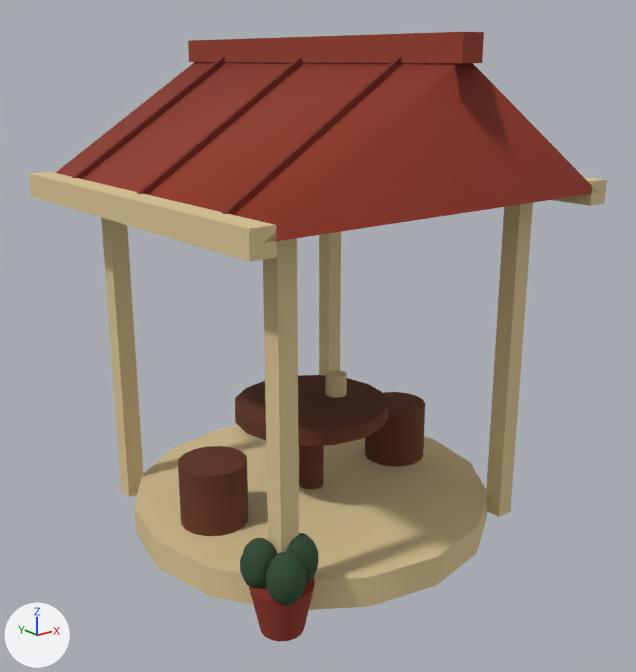
Two versions of the glTF model brushland/game/art/models/tea.glb, one commit apart.
Rendered twice from a camera (50 mm lens) standing at (-2.84, -3.61, 2.48) and looking at (-0.01, -0.08, 1.07). The axes (+X, +Y, +Z) are drawn at lower left. The lights are the same throughout. The first picture is the older version. Where no turn or scale is listed for an object, it has been applied to the vertices.

The scene before the commit, as lines of its bpy script (objects in view):
```python
ob_meshinstance3d_137 = bpy.data.objects.new('_MeshInstance3D_137', me_mesh_0)
ob_meshinstance3d_137.location = (0.0, 0.0, 0.08)
ob_meshinstance3d_138 = bpy.data.objects.new('_MeshInstance3D_138', me_mesh_1)
ob_meshinstance3d_138.location = (-0.75, 0.75, 0.95)
ob_meshinstance3d_139 = bpy.data.objects.new('_MeshInstance3D_139', me_mesh_2)
ob_meshinstance3d_139.location = (-0.75, -0.75, 0.95)
ob_meshinstance3d_140 = bpy.data.objects.new('_MeshInstance3D_140', me_mesh_3)
ob_meshinstance3d_140.location = (0.75, 0.75, 0.95)
ob_meshinstance3d_141 = bpy.data.objects.new('_MeshInstance3D_141', me_mesh_4)
ob_meshinstance3d_141.location = (0.75, -0.75, 0.95)
ob_meshinstance3d_144 = bpy.data.objects.new('_MeshInstance3D_144', me_mesh_7)
ob_meshinstance3d_144.location = (-1.025, 0.0, 1.85)
ob_meshinstance3d_147 = bpy.data.objects.new('_MeshInstance3D_147', me_mesh_10)
ob_meshinstance3d_147.location = (-0.512, -0.7, 2.195)
ob_meshinstance3d_148 = bpy.data.objects.new('_MeshInstance3D_148', me_mesh_11)
ob_meshinstance3d_148.location = (1.025, 0.0, 1.85)
ob_meshinstance3d_155 = bpy.data.objects.new('_MeshInstance3D_155', me_mesh_18)
ob_meshinstance3d_155.location = (0.18, 0.0, 0.73)
# also in view: '_MeshInstance3D_153' at (0.0, 0.0, 0.63); '_MeshInstance3D_158' at (-0.8, -0.8, 0.12); '_MeshInstance3D_143' at (0.0, 0.0, 2.53); '_MeshInstance3D_142' at (0.0, 0.0, 2.17); '_MeshInstance3D_146' at (-0.51, 0.0, 2.19)
```
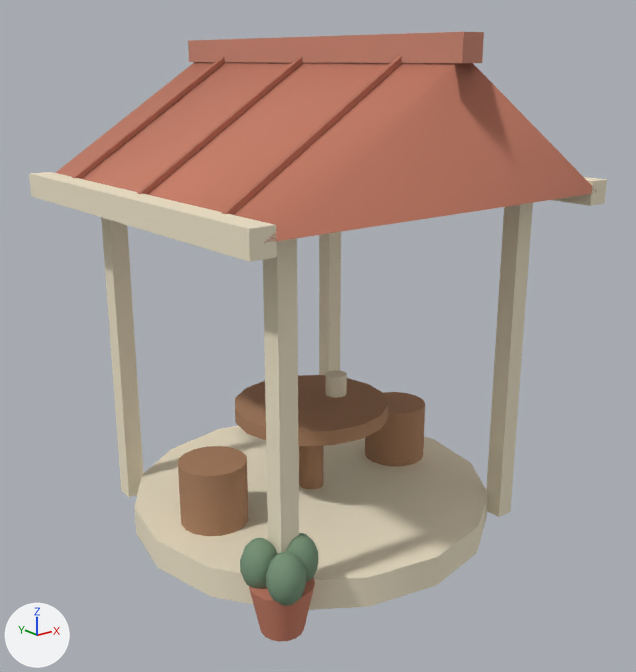
Diff of the bpy script that builds the scene:
```diff
--- a/brushland/game/art/models/tea.glb.py
+++ b/brushland/game/art/models/tea.glb.py
@@ mat_material_0 @@
 mat_material_0 = principled_material('Material_0')
-mat_material_0.base_color = (0.716, 0.564, 0.3)  # beige #dcc695
+mat_material_0.base_color = (0.863, 0.776, 0.584)  # pale yellow #efe4c9
 mat_material_0.roughness = 0.95
@@ mat_material_1 @@
 mat_material_1 = principled_material('Material_1')
-mat_material_1.base_color = (0.279, 0.0336, 0.0154)  # red #903321
+mat_material_1.base_color = (0.565, 0.202, 0.13)  # orange #c67c65
 mat_material_1.roughness = 0.95
@@ mat_material_2 @@
 mat_material_2 = principled_material('Material_2')
-mat_material_2.base_color = (0.321, 0.0511, 0.0261)  # red #9a402d
+mat_material_2.base_color = (0.602, 0.251, 0.176)  # brown #cc8974
 mat_material_2.roughness = 0.95
@@ mat_material_4 @@
 mat_material_4 = principled_material('Material_4')
-mat_material_4.base_color = (0.134, 0.0383, 0.0129)  # brown #66371e
+mat_material_4.base_color = (0.402, 0.216, 0.117)  # brown #aa8060
 mat_material_4.roughness = 0.95
@@ mat_material_5 @@
 mat_material_5 = principled_material('Material_5')
-mat_material_5.base_color = (0.0294, 0.0735, 0.0304)  # dark green #304d31
+mat_material_5.base_color = (0.188, 0.301, 0.191)  # greyish green #789579
 mat_material_5.roughness = 0.95
```

Location of each change, [x1, y1, x2, y2] in pixels of the pictures (636 x 672 px):
'_MeshInstance3D_142', recoloured (red to orange)
    both: [56, 62, 597, 243]
'_MeshInstance3D_137', recoloured (beige to pale yellow)
    both: [134, 426, 488, 610]
'_MeshInstance3D_139', recoloured
    both: [263, 238, 299, 554]
'_MeshInstance3D_144', recoloured (beige to pale yellow)
    both: [29, 172, 277, 262]
'_MeshInstance3D_141', recoloured
    both: [486, 203, 533, 517]
'_MeshInstance3D_143', recoloured (red to brown)
    both: [188, 32, 484, 63]
'_MeshInstance3D_138', recoloured (beige to pale yellow)
    both: [101, 217, 143, 497]
'_MeshInstance3D_153', recoloured (lighter)
    both: [235, 375, 389, 446]
'_MeshInstance3D_156', recoloured (lighter)
    both: [178, 446, 248, 536]
'_MeshInstance3D_157', recoloured (lighter)
    both: [365, 392, 425, 466]
'_MeshInstance3D_140', recoloured
    both: [319, 232, 341, 376]
'_MeshInstance3D_158', recoloured (red to orange)
    both: [249, 577, 315, 642]
'_MeshInstance3D_160', recoloured (dark green to greyish green)
    both: [266, 551, 306, 606]
'_MeshInstance3D_161', recoloured (dark green to greyish green)
    both: [240, 538, 277, 589]
'_MeshInstance3D_152', recoloured (lighter)
    both: [299, 445, 324, 489]
'_MeshInstance3D_159', recoloured (dark green to greyish green)
    both: [286, 533, 318, 582]
'_MeshInstance3D_148', recoloured
    both: [553, 177, 607, 206]
'_MeshInstance3D_155', recoloured
    both: [325, 370, 347, 398]
